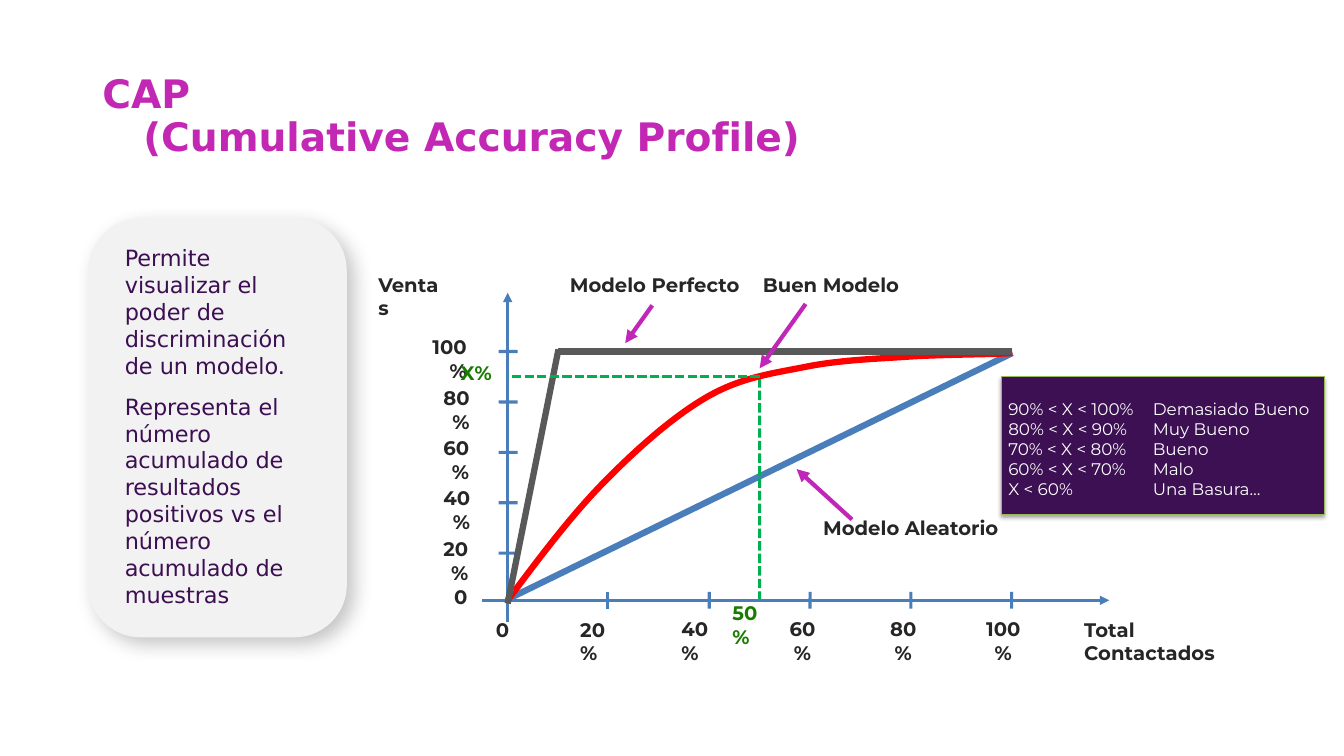
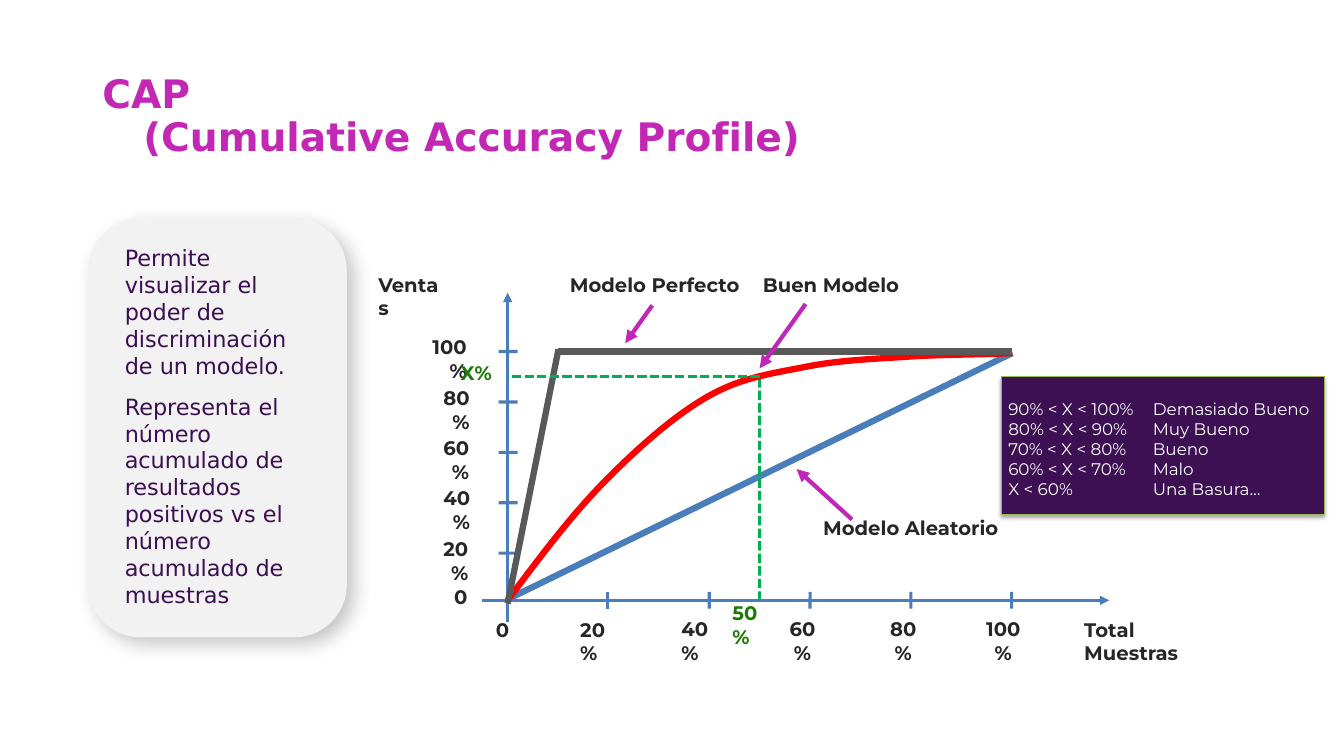
Before and after one commit to csameshiman/Axity_Curso_ML_2023, a slide deck: slide 22 of Diapositivas/Parte 03.Clasificación/03_01_Logistic_Regression.pptx (slide 25 before the commit). Drawn at 1344x756 pixels with LibreOffice and Linux fonts; fonts in the diff are those of the drawing; background and template pictures are left out. Boxes give left, top, right and bottom in pixels: in the first picture for what was removed or moved away, otherwise in the second. Text is boxed around its words. In the diff, an @@ line names an element or a change of style, - is before the commit and + after.

```diff
--- a/Diapositivas/Parte 03.Clasificación/03_01_Logistic_Regression.pptx
+++ b/Diapositivas/Parte 03.Clasificación/03_01_Logistic_Regression.pptx
@@ text at [1084,622,1178,660]: text changed @@
-Total Contactados
+Total Muestras
```
Also in this commit, not shown: 8 other slides changed, 1 slide added, 4 slides removed.
